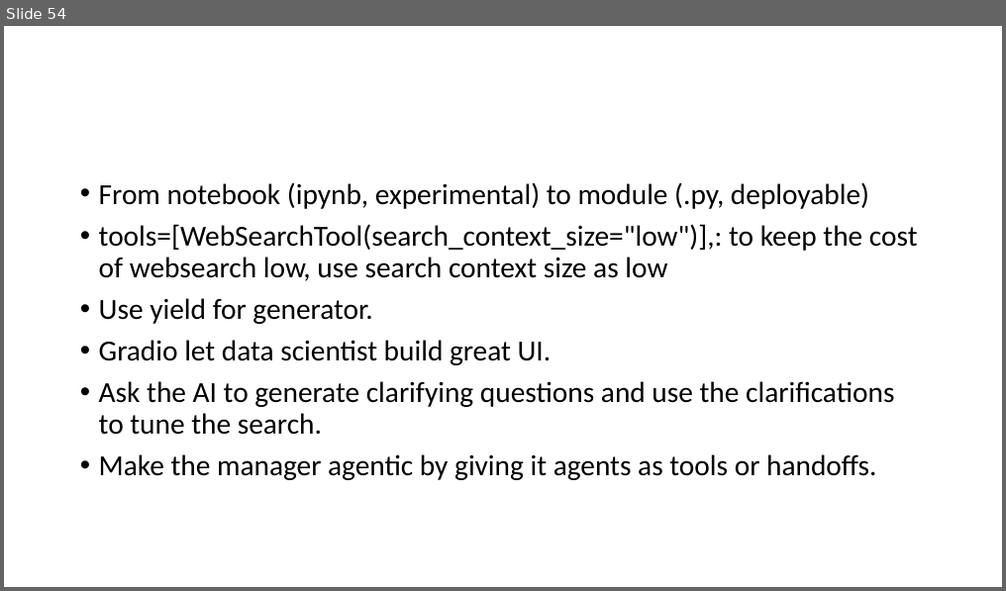
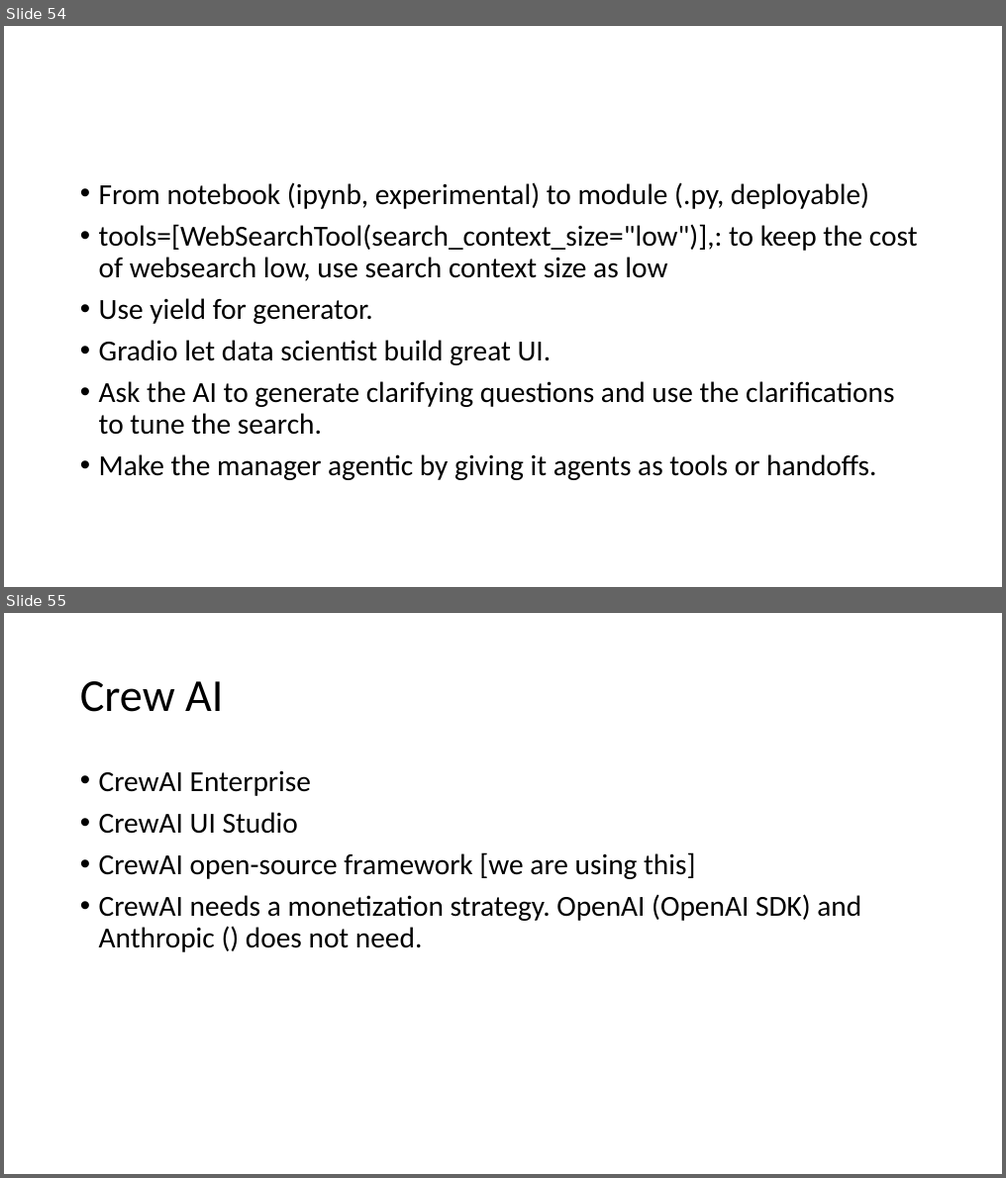
Before and after one commit to kindaichinisan/agents, a slide deck: wj_folder/AI Engineer Agentic Track.pptx. Shown one above the other, each under a label of ours: slide 54 before the commit, slides 54 and 55 after it. The pictures are 1006x591 and 1006x1178 pixels, drawn with LibreOffice and Linux fonts; fonts in the diff are those of the drawing. Boxes give left, top, right and bottom in pixels: in the first picture for what was removed or moved away, otherwise in the second. Text is boxed around its words. In the diff, an @@ line names an element or a change of style, - is before the commit and + after.

```diff
--- a/wj_folder/AI Engineer Agentic Track.pptx
+++ b/wj_folder/AI Engineer Agentic Track.pptx
@@ slide 55 added at [4,613,1002,1174], background #FFFFFF @@
@@ title added at [80,681,223,712], 44 pt, text #000000 @@
+Crew AI
@@ text added at [99,770,861,953], 28 pt, text #000000 @@
+• CrewAI Enterprise
+• CrewAI UI Studio
+• CrewAI open-source framework [we are using this]
+• CrewAI needs a monetization strategy. OpenAI (OpenAI SDK) and Anthropic () does not need.
```
Also in this commit, not shown: 3 other slides added, 9 other files.
